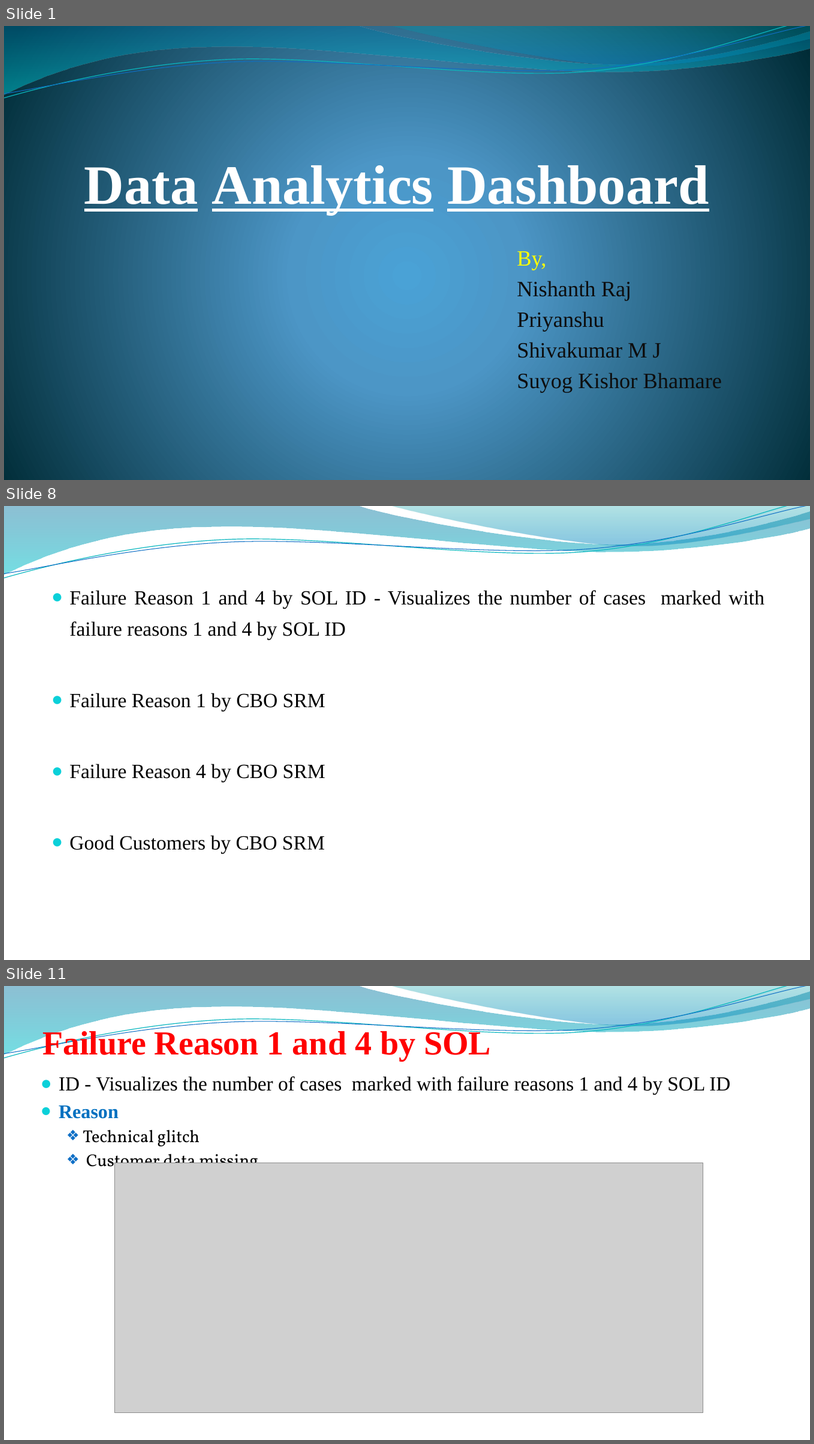
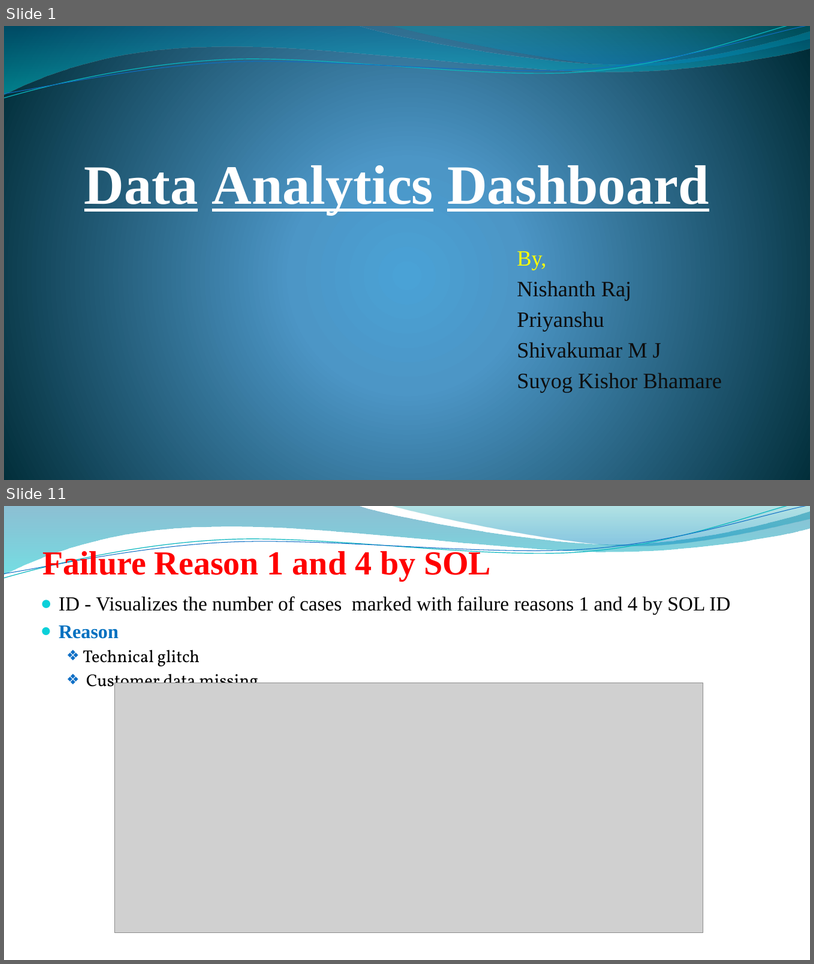
Before and after one commit to sheoranruns/Analytical-Dashboard, a slide deck: PPT/Data Analytics Dashboard.pptx. Shown one above the other, each under a label of ours: slides 1, 8 and 11 before the commit, slides 1 and 11 after it; the slides between them are not shown. The pictures are 814x1444 and 814x964 pixels, drawn with LibreOffice and Linux fonts; fonts in the diff are those of the drawing; grey boxes stand for pictures; background and template pictures are left out. Boxes give left, top, right and bottom in pixels: in the first picture for what was removed or moved away, otherwise in the second. Text is boxed around its words. In the diff, an @@ line names an element or a change of style, - is before the commit and + after.

```diff
--- a/PPT/Data Analytics Dashboard.pptx
+++ b/PPT/Data Analytics Dashboard.pptx
@@ slide 8 removed at [4, 506, 810, 960], background picture (left out); not listed: 4 template elements that a slide beside it also shows @@
@@ text removed at [69, 590, 765, 853] @@
-● Failure Reason 1 and 4 by SOL ID - Visualizes the number of cases marked with failure reasons 1 and 4 by SOL ID
-● Failure Reason 1 by CBO SRM
-● Failure Reason 4 by CBO SRM
-● Good Customers by CBO SRM
```
Also in this commit, not shown: 9 slides changed, 1 slide added.
